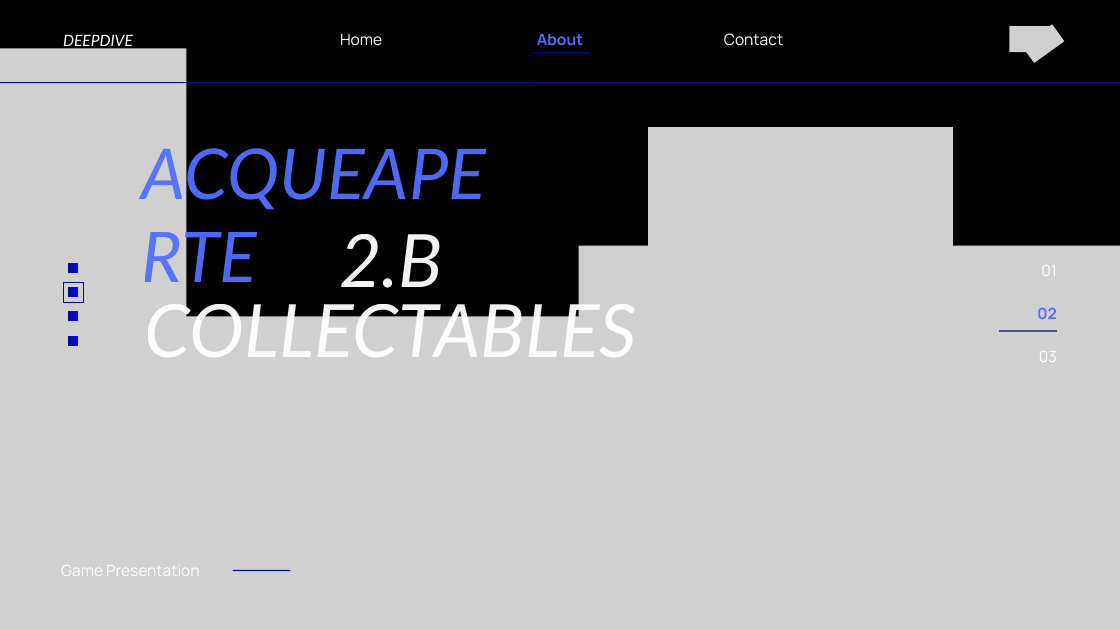
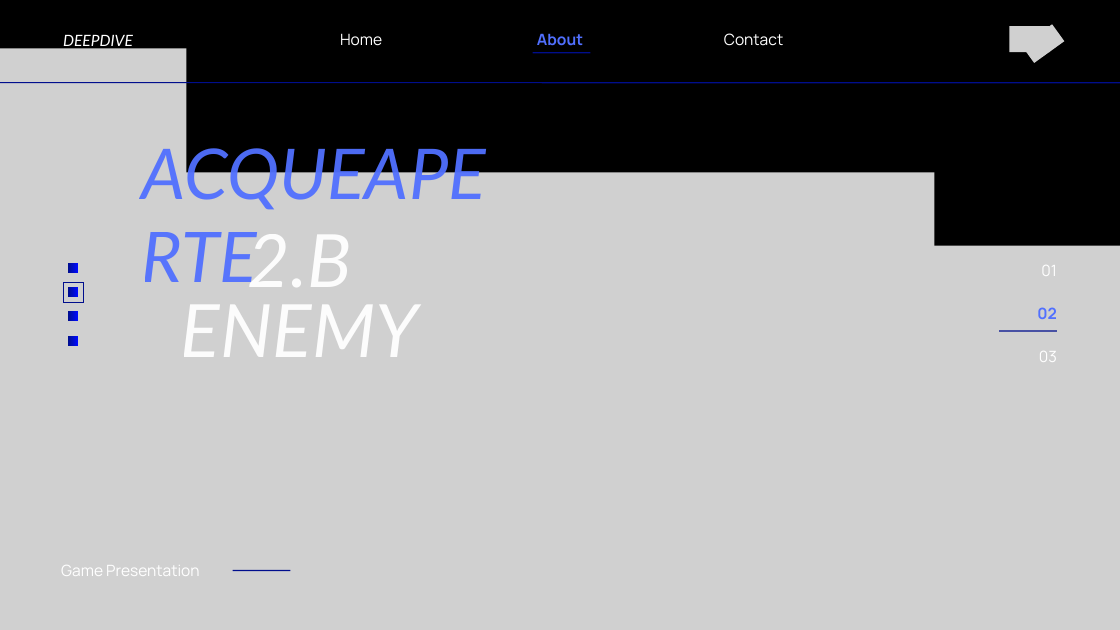
Before and after one commit to FR4B3R1/DeepDive, a slide deck: slide 8 of Presentation/Presentazione_DeepDive.pptx. Drawn at 1120x630 pixels with LibreOffice and Linux fonts; fonts in the diff are those of the drawing; grey boxes stand for pictures. Boxes give left, top, right and bottom in pixels: in the first picture for what was removed or moved away, otherwise in the second. Text is boxed around its words. In the diff, an @@ line names an element or a change of style, - is before the commit and + after.

```diff
--- a/Presentation/Presentazione_DeepDive.pptx
+++ b/Presentation/Presentazione_DeepDive.pptx
@@ picture removed at <box>648,127,953,321</box> @@
@@ picture removed at <box>710,147,897,325</box> @@
@@ picture added at <box>185,172,934,539</box> @@
@@ text at <box>181,232,419,357</box>: text changed @@
-2.B COLLECTABLES
+2.B ENEMY
@@ picture removed at <box>216,340,566,543</box> @@
```
Also in this commit, not shown: 3 other slides changed.
